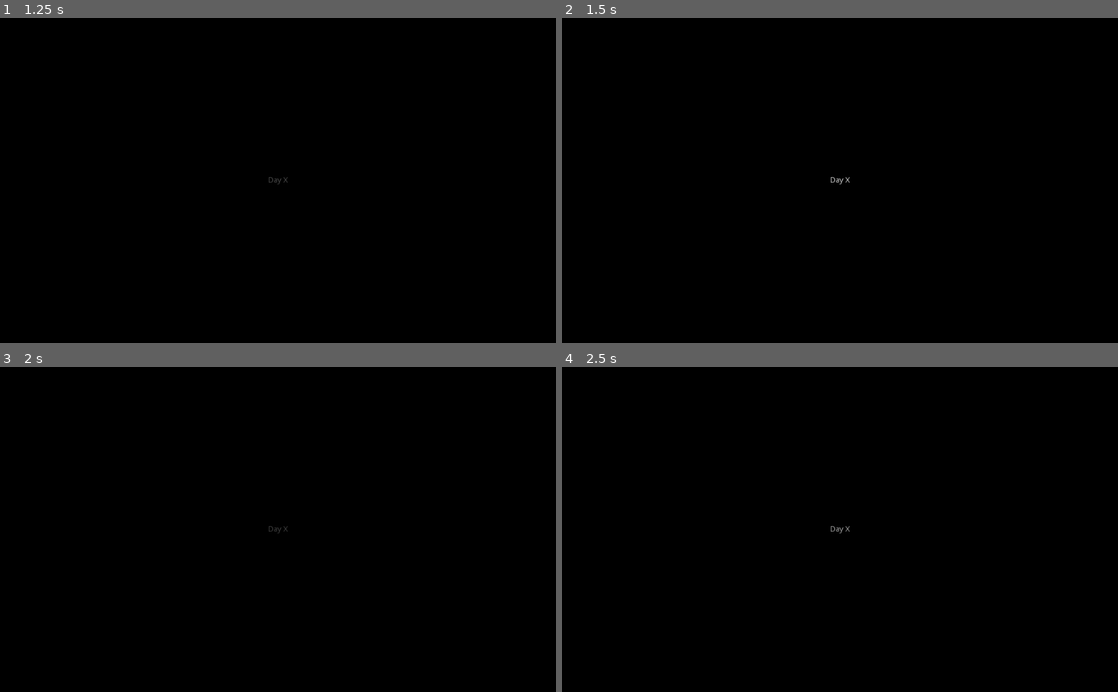
Above: before the commit, frames 1-4 (two rows, left to right).
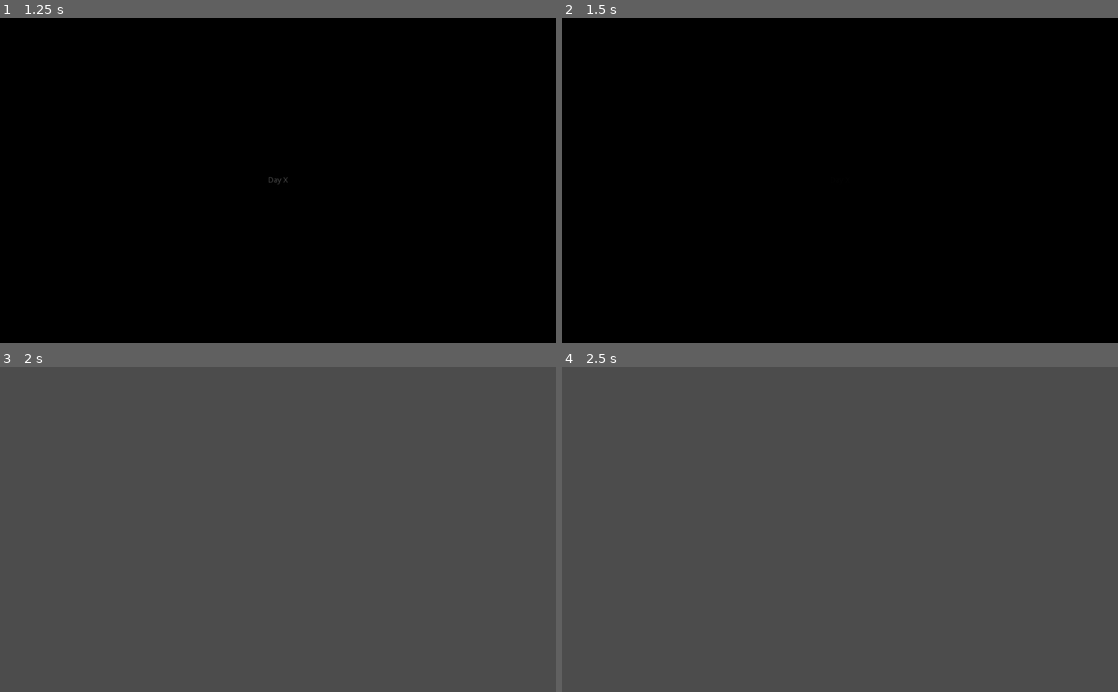
Above: after the commit, the same moments.

Repository: emshuttles/gamedevtv-gamejam-2023
Game: Godot game, scene res://src/objects/day_x/day_x.tscn
Two runs of this game, one before a commit and one after it. Both use one fixed random seed, a clock stepped at 60 frames per second and the inputs below. This scene is started directly instead of the project's main scene.
Inputs (mouse positions are in pixels of both pictures, inside the frame that each line leads up to):
- Up to frame 1 (1.25 s): move the mouse to (400, 164) at 0.52 s; click (400, 164) at 0.6 s
- Up to frame 2 (1.5 s): drag from (728, 196) to (812, 245) at 1.27 s
- Up to frame 3 (2 s): no input
- Up to frame 4 (2.5 s): move the mouse to (895, 458) at 2.02 s; hold Mouse wheel down (zoom_out) from 2.03 s (still down); click (895, 458) at 2.17 s

Frame 1 is identical in both runs. In frame 2, less than 0.1% of the frame differs, in the area x 48-52%, y 48-52%; in frame 3, 100%, in the area x 0-100%, y 0-100%; in frame 4, 100%.

Commit message:
skip fix

Diff:
--- a/src/objects/day_x/day_x.gd
+++ b/src/objects/day_x/day_x.gd
@@ -1,12 +1,13 @@
 extends MarginContainer
 
+
+var has_skipped:bool = false
 
 onready var animation_player:AnimationPlayer = $"%AnimationPlayer"
 
 
 func _unhandled_input(event: InputEvent) -> void:
-#	skip()
-	pass
+	skip()
 
 
 func _input(event: InputEvent):
@@ -16,8 +17,10 @@
 
 
 func skip():
-	var animation_last_second:float = animation_player.current_animation_length - 1
-	animation_player.seek(animation_last_second)
+	if not has_skipped:
+		has_skipped = true
+		var animation_last_second:float = animation_player.current_animation_length - 1
+		animation_player.seek(animation_last_second)
 
 
 func change_scene():
